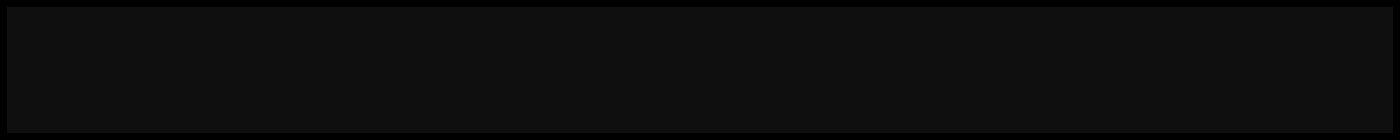
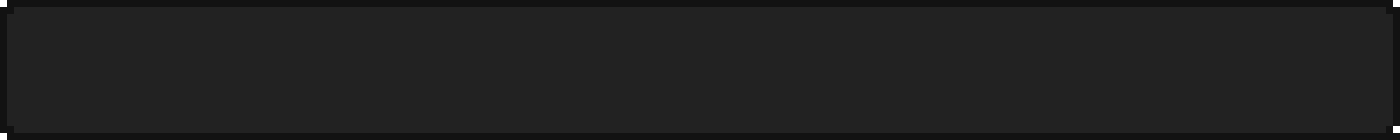
Before/after of a 1400px x 140px layered artwork. What changed in the layer stack:
hid "button_disabled.png", painted on it over [0, 0, 1400, 140]
hid "button.png", painted on it over [0, 0, 1400, 140]
painted on "button_highlighted.png" over [0, 0, 1400, 140]
